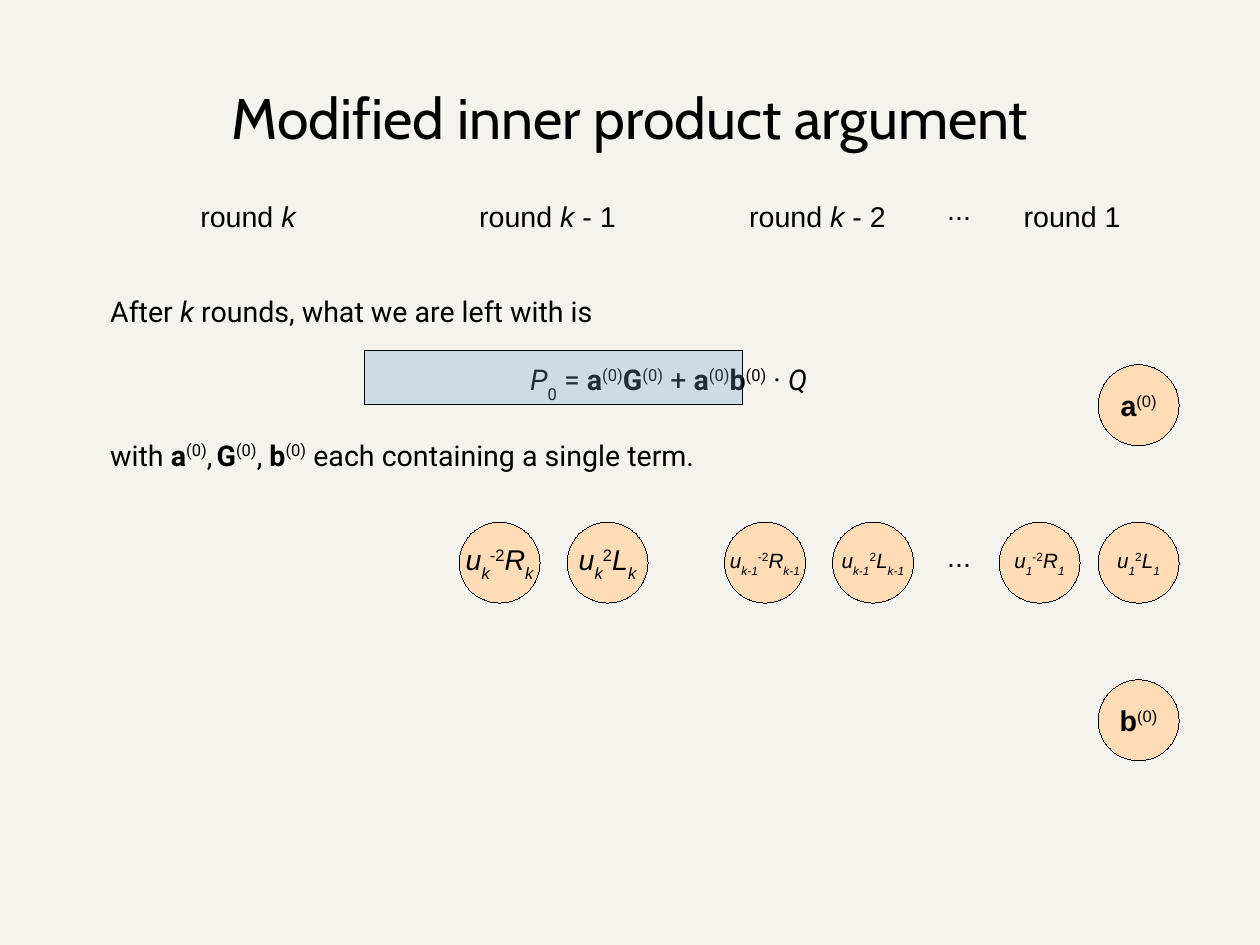
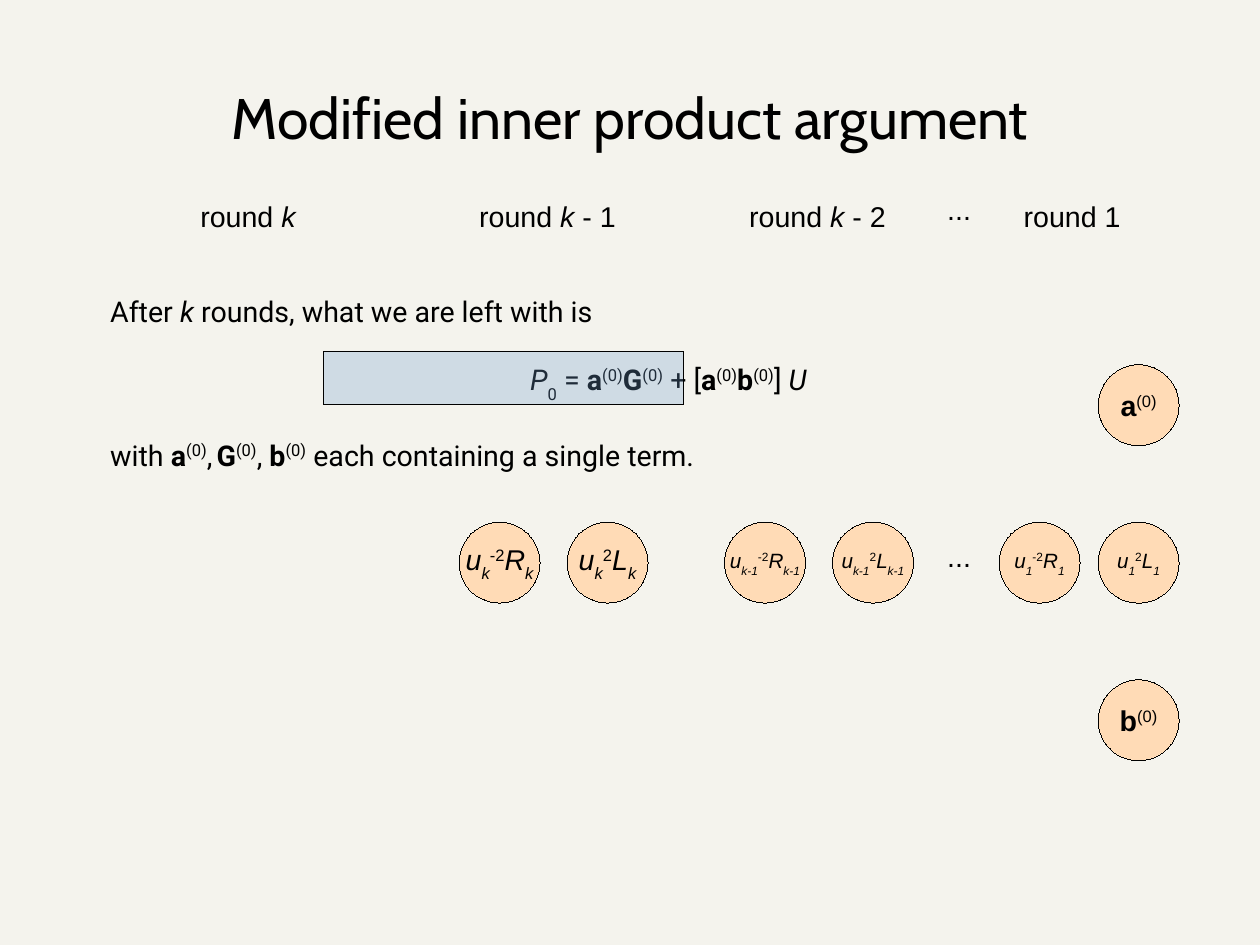
Before and after one commit to daira/halographs, a slide deck: slide 27 of deepdive.odp. Drawn at 1260x945 pixels with LibreOffice and Linux fonts; fonts in the diff are those of the drawing. Boxes give left, top, right and bottom in pixels: in the first picture for what was removed or moved away, otherwise in the second. Text is boxed around its words. In the diff, an @@ line names an element or a change of style, - is before the commit and + after.

Commit message:
Deep dive presentation: Ying Tong's correction to the PLONK permutation argument, and formatting/notation fixes.

```diff
--- a/deepdive.odp
+++ b/deepdive.odp
@@ rectangle: place and size @@
-rectangle at [365, 351, 743, 405]
+rectangle at [324, 351, 684, 405]
@@ text at [587, 366, 807, 395]: text changed @@
-P0 = a(0)G(0) + a(0)b(0) · Q
+P0 = a(0)G(0) + [a(0)b(0)] U
```
Also in this commit, not shown: 25 other slides changed, 1 slide added, 1 other file.
